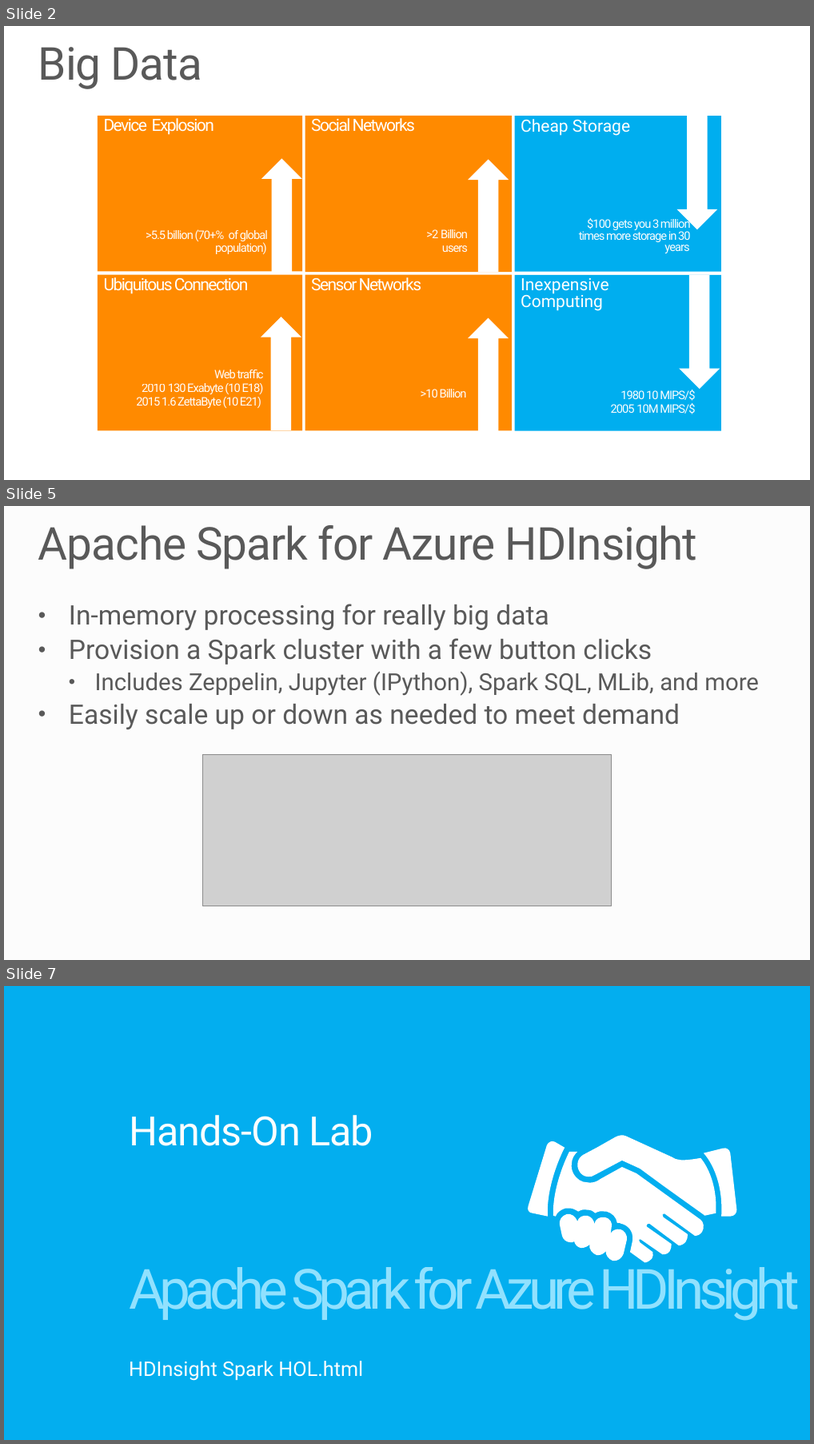
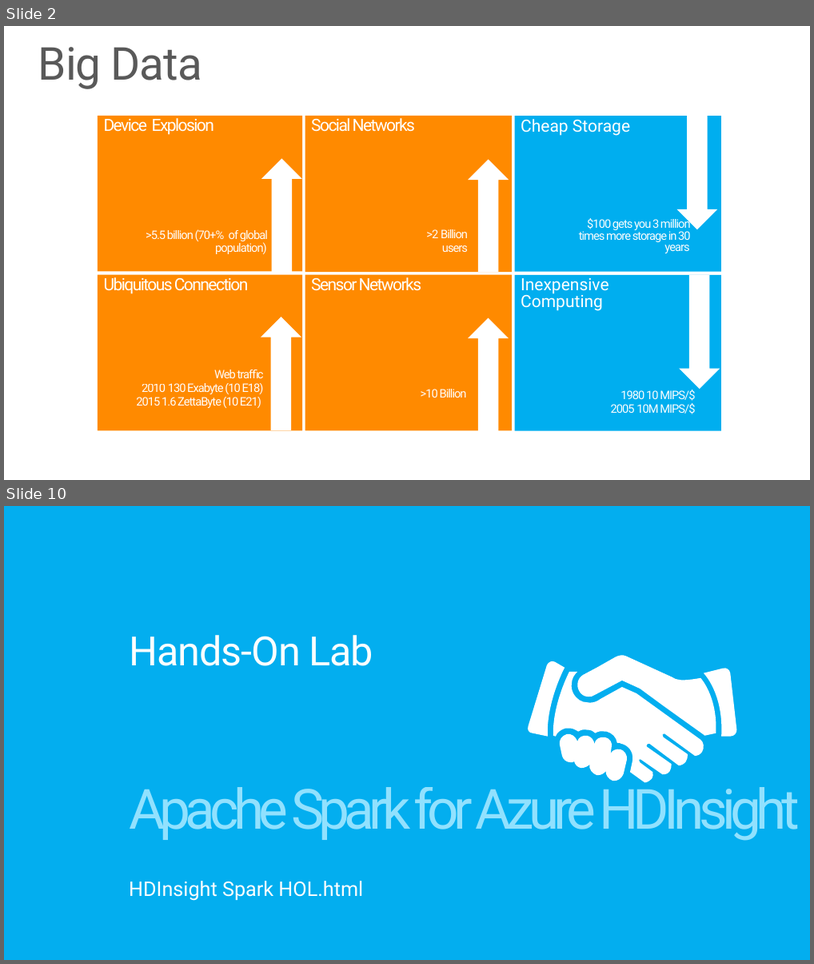
Before and after one commit to MSRConnections/Azure-training-course, a slide deck: Content/Big Data/Azure HDInsight.pptx. Shown one above the other, each under a label of ours: slides 2, 5 and 7 before the commit, slides 2 and 10 after it; the slides between them are not shown. The pictures are 814x1444 and 814x964 pixels, drawn with LibreOffice and Linux fonts; fonts in the diff are those of the drawing; grey boxes stand for pictures; background and template pictures are left out. Boxes give left, top, right and bottom in pixels: in the first picture for what was removed or moved away, otherwise in the second. Text is boxed around its words. In the diff, an @@ line names an element or a change of style, - is before the commit and + after.

Commit message:
Added new Spark lab

```diff
--- a/Content/Big Data/Azure HDInsight.pptx
+++ b/Content/Big Data/Azure HDInsight.pptx
@@ slide 5 removed at bbox=[4, 506, 810, 960], background #FCFCFC @@
@@ title removed at bbox=[38, 525, 698, 569] @@
-Apache Spark for Azure HDInsight
@@ text removed at bbox=[69, 604, 759, 729] @@
-• In-memory processing for really big data
-• Provision a Spark cluster with a few button clicks
-  • Includes Zeppelin, Jupyter (IPython), Spark SQL, MLib, and more
-• Easily scale up or down as needed to meet demand
@@ picture removed at bbox=[202, 754, 612, 905] @@
@@ what was slide 7 is now slide 10 @@
```
Also in this commit, not shown: 3 slides changed, 4 slides added, 25 other files.
